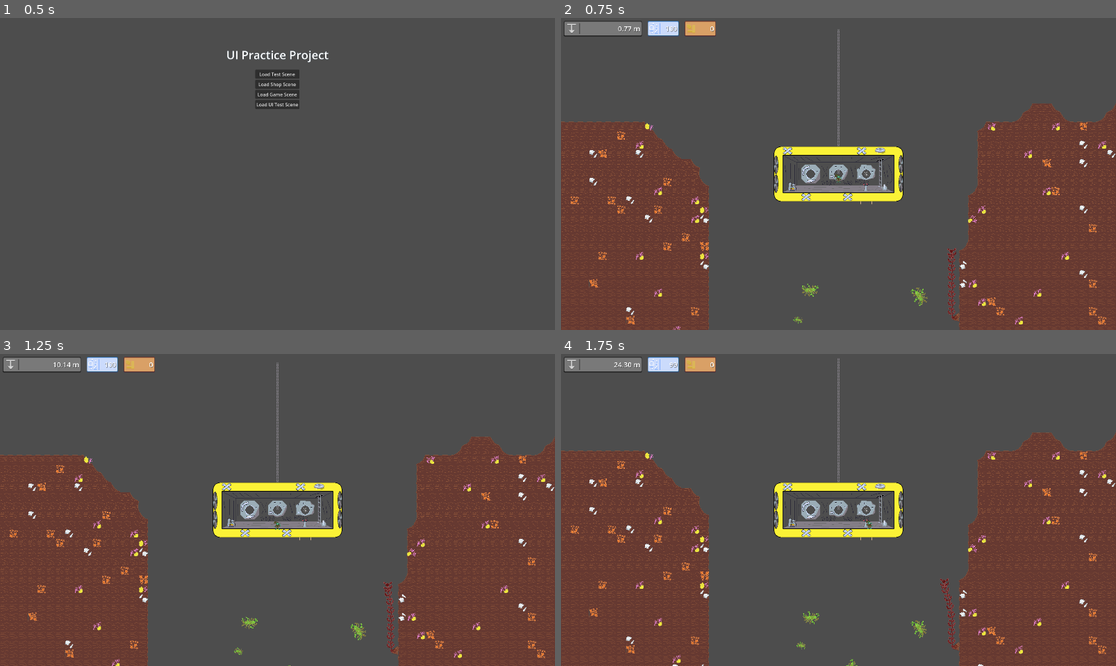
Above: before the commit, frames 1-4 (two rows, left to right).
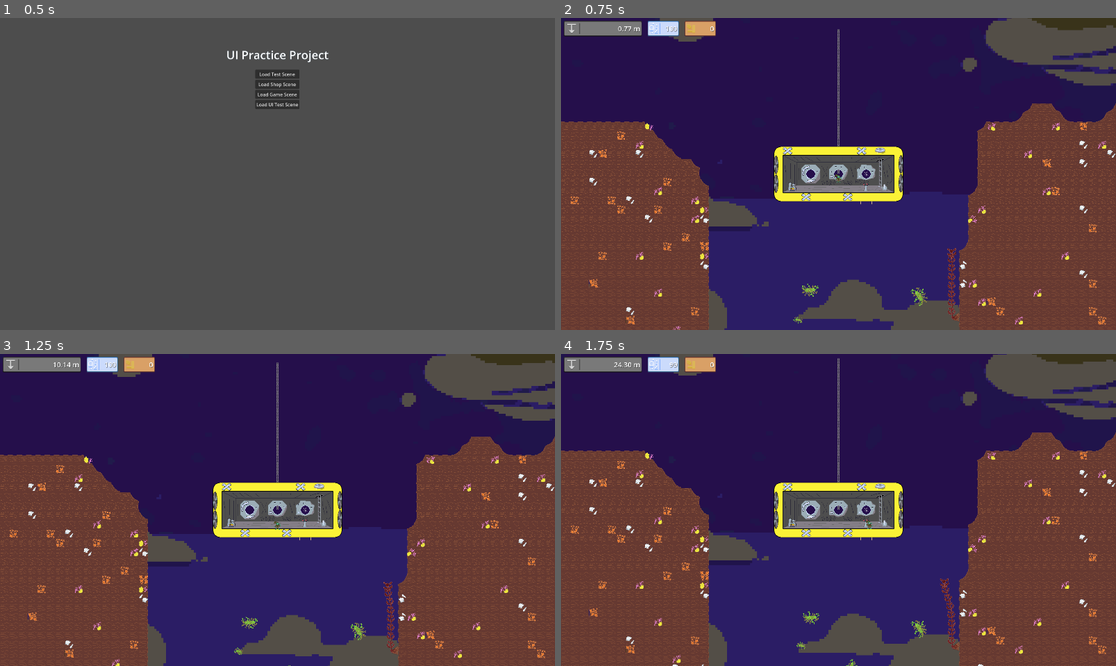
Above: after the commit, the same moments.

Repository: DSurguy/spring-2024-2d-jam
Game: Godot game, scene res://scenes/MainScene/MainScene.tscn
Two runs of this game, one before a commit and one after it. Both use one fixed random seed, a clock stepped at 60 frames per second and the inputs below. Sound files missing from this copy of the repository are replaced by a short silence.
Inputs (mouse positions are in pixels of both pictures, inside the frame that each line leads up to):
- Up to frame 1 (0.5 s): no input
- Up to frame 2 (0.75 s): click "Load Game Scene" at 0.5 s
- Up to frame 3 (1.25 s): no input
- Up to frame 4 (1.75 s): tap Enter (ui_accept) at 1.25, 1.52 s; move the mouse to (960, 494) at 1.27 s; hold D (move_right) from 1.28 s (still down); tap Down (aim_down) at 1.35 s

Frame 1 is identical in both runs. In frame 2, 53% of the frame differs, in the area x 0-100%, y 0-100%; in frame 3, 52%; in frame 4, 52%.

Commit message:
added the background

Diff:
--- a/scenes/GameScene/GameScene.tscn
+++ b/scenes/GameScene/GameScene.tscn
@@ -1,15 +1,16 @@
-[gd_scene load_steps=11 format=3 uid="uid://cmj7kchtv06qw"]
+[gd_scene load_steps=12 format=3 uid="uid://cmj7kchtv06qw"]
 
 [ext_resource type="Script" path="res://scenes/GameScene/GameScene.gd" id="1_knlki"]
 [ext_resource type="Script" path="res://scenes/GameScene/GameCamera.gd" id="2_p4bl1"]
 [ext_resource type="PackedScene" uid="uid://d3vhcxq5yx7k" path="res://scenes/GameScene/submarine.tscn" id="3_hsa6m"]
 [ext_resource type="PackedScene" uid="uid://vhgx1tlgboft" path="res://scenes/GameScene/environment.tscn" id="4_5iene"]
-[ext_resource type="PackedScene" path="res://scenes/Audio/Music.tscn" id="7_uyluk"]
+[ext_resource type="PackedScene" uid="uid://2rgbohrumi7m" path="res://scenes/Audio/Music.tscn" id="7_uyluk"]
 [ext_resource type="PackedScene" uid="uid://62n5ao8l72cp" path="res://scenes/Audio/ambience.tscn" id="8_nav1v"]
 [ext_resource type="PackedScene" uid="uid://c2bwsfdj3jefd" path="res://scenes/UI/Level/LevelProgress/LevelProgressUI.tscn" id="9_ej11t"]
-[ext_resource type="PackedScene" path="res://scenes/GameScene/WinchChain.tscn" id="9_ikbe7"]
+[ext_resource type="PackedScene" uid="uid://dhkojr061kgek" path="res://scenes/GameScene/WinchChain.tscn" id="9_ikbe7"]
 [ext_resource type="PackedScene" uid="uid://b32luoe7xtk5f" path="res://scenes/GameScene/animal_director.tscn" id="9_q7u3h"]
 [ext_resource type="PackedScene" uid="uid://bphh0fc1peyxl" path="res://scenes/GameScene/Plants/PlantDirector.tscn" id="10_0vwm8"]
+[ext_resource type="PackedScene" uid="uid://bly77n4geixfn" path="res://scenes/GameScene/parallax_background.tscn" id="11_6t2xp"]
 
 [node name="GameScene" type="Node2D"]
 script = ExtResource("1_knlki")
@@ -43,4 +44,6 @@
 
 [node name="AnimalDirector" parent="." instance=ExtResource("9_q7u3h")]
 
+[node name="ParallaxBackground" parent="." instance=ExtResource("11_6t2xp")]
+
 [connection signal="death_restart_timeout" from="Submarine" to="." method="_on_submarine_death_restart_timeout"]
--- /dev/null
+++ b/scenes/GameScene/parallax_background.tscn
@@ -0,0 +1,15 @@
+[gd_scene load_steps=2 format=3 uid="uid://bly77n4geixfn"]
+
+[ext_resource type="Texture2D" uid="uid://fk0bytca6o5n" path="res://assets/sprites/ocean_bg2.png" id="1_402x8"]
+
+[node name="ParallaxBackground" type="ParallaxBackground"]
+
+[node name="ParallaxLayer" type="ParallaxLayer" parent="."]
+motion_scale = Vector2(0.3, 0.3)
+
+[node name="Sprite2D" type="Sprite2D" parent="ParallaxLayer"]
+modulate = Color(0.760784, 0.372549, 0.552941, 1)
+texture_filter = 1
+position = Vector2(790, 1644)
+scale = Vector2(8, 8)
+texture = ExtResource("1_402x8")
Binary file added: assets/sprites/ocean_bg2.png
Not shown, added: assets/sprites/ocean_bg2.png.import
